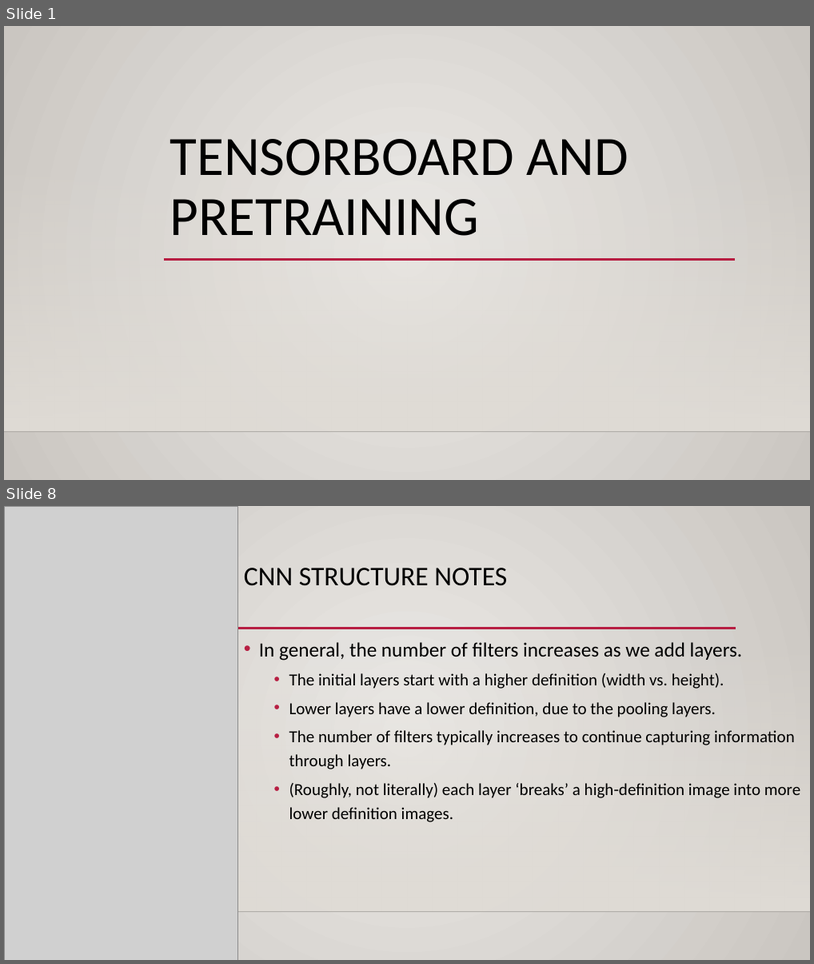
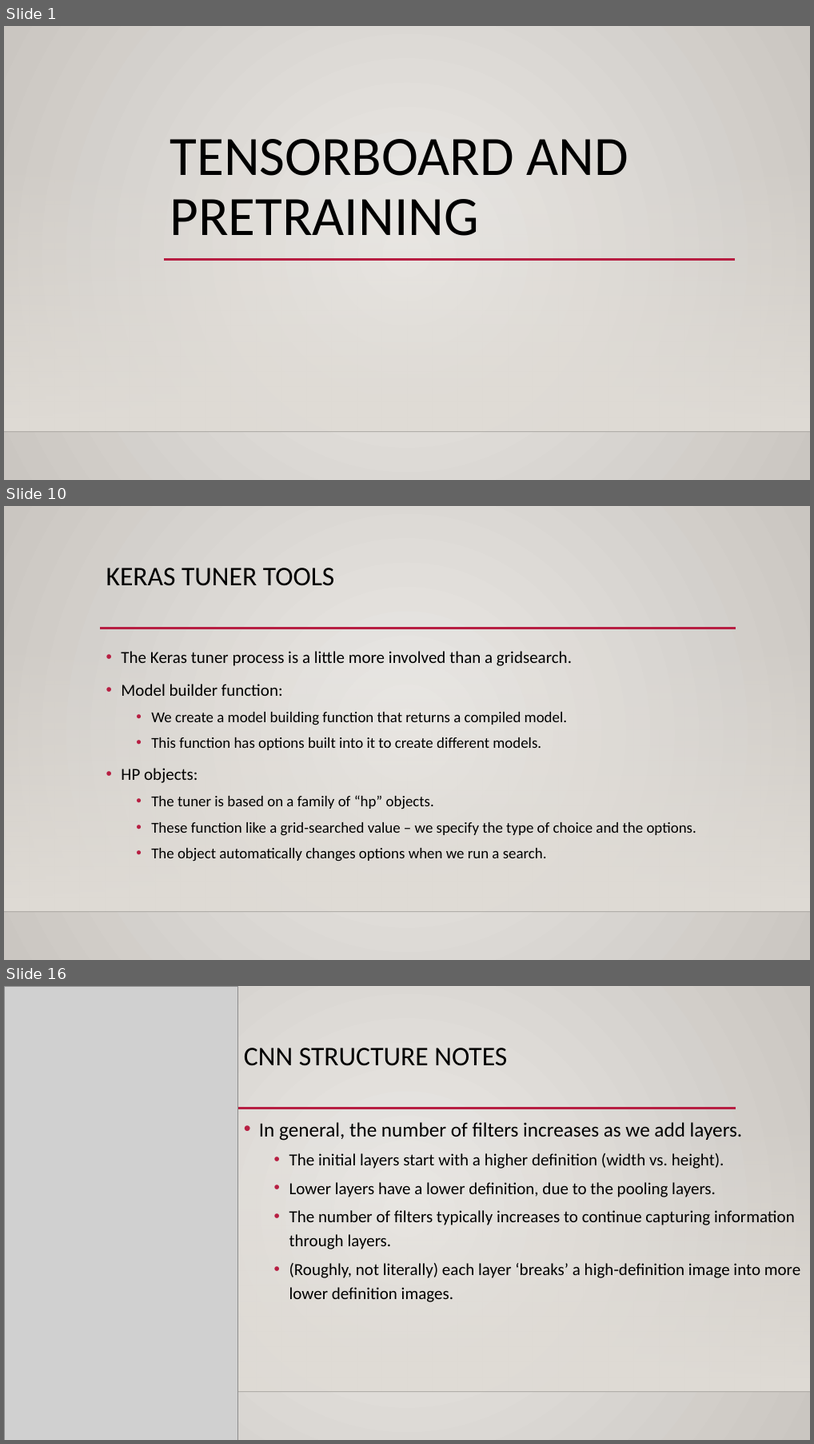
Before and after one commit to calvint13/Intro_to_Machine_Learning_Student_Workbooks, a slide deck: reference_content/Slides/tensorboard_cnn_2.pptx. Shown one above the other, each under a label of ours: slides 1 and 8 before the commit, slides 1, 10 and 16 after it; the slides between them are not shown. The pictures are 814x964 and 814x1444 pixels, drawn with LibreOffice and Linux fonts; fonts in the diff are those of the drawing; grey boxes stand for pictures; background and template pictures are left out. Boxes give left, top, right and bottom in pixels: in the first picture for what was removed or moved away, otherwise in the second. Text is boxed around its words. In the diff, an @@ line names an element or a change of style, - is before the commit and + after.

```diff
--- a/reference_content/Slides/tensorboard_cnn_2.pptx
+++ b/reference_content/Slides/tensorboard_cnn_2.pptx
@@ slide 10 added at <box>4,506,810,960</box>, background gradient #ECEAE7 to #CAC7C1; not listed: 3 template elements that a slide beside it also shows @@
@@ title added at <box>106,568,334,586</box>, 32 pt, text #000000 @@
+KERAS TUNER TOOLS
@@ text added at <box>121,651,697,861</box>, 18 pt, text #000000 @@
+• The Keras tuner process is a little more involved than a gridsearch.
+• Model builder function:
+  • We create a model building function that returns a compiled model.
+  • This function has options built into it to create different models.
+• HP objects:
+  • The tuner is based on a family of “hp” objects.
+  • These function like a grid-searched value – we specify the type of choice and the options.
+  • The object automatically changes options when we run a search.
@@ what was slide 8 is now slide 16 @@
```
Also in this commit, not shown: 1 slide changed, 12 other slides added, 4 slides removed, 1 other file.
